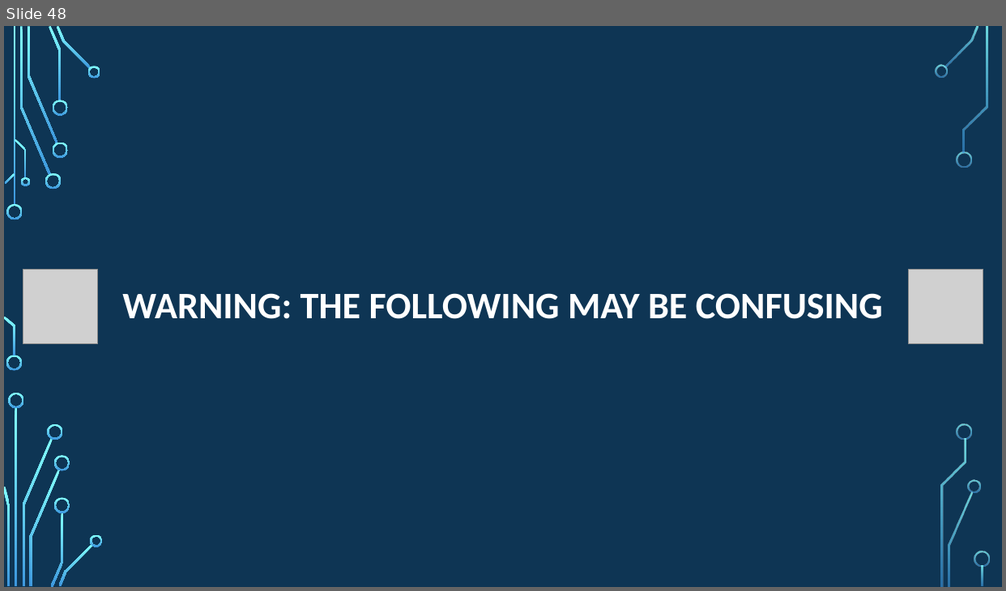
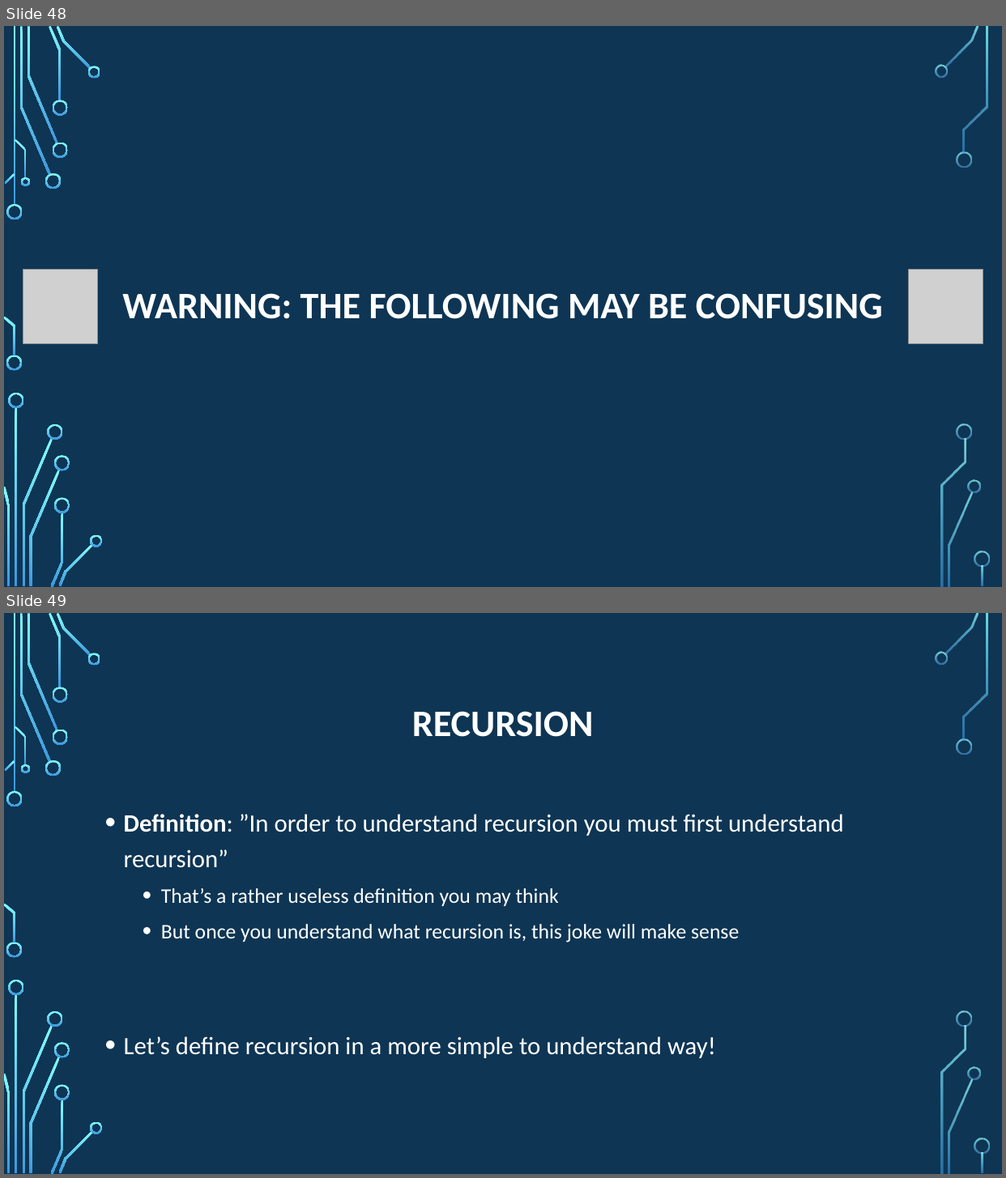
Before and after one commit to psypdt/ZIS_C-_Summer_Course_2019, a slide deck: Day_4/Day_4.pptx. Shown one above the other, each under a label of ours: slide 48 before the commit, slides 48 and 49 after it. The pictures are 1006x591 and 1006x1178 pixels, drawn with LibreOffice and Linux fonts; fonts in the diff are those of the drawing; grey boxes stand for pictures; background and template pictures are left out. Boxes give left, top, right and bottom in pixels: in the first picture for what was removed or moved away, otherwise in the second. Text is boxed around its words. In the diff, an @@ line names an element or a change of style, - is before the commit and + after.

```diff
--- a/Day_4/Day_4.pptx
+++ b/Day_4/Day_4.pptx
@@ slide 49 added at <box>4,613,1002,1174</box>, background picture (left out); not listed: 36 template elements that a slide beside it also shows @@
@@ title added at <box>412,711,594,737</box>, 36 pt, text #FFFFFF, bold @@
+RECURSION
@@ text added at <box>124,814,844,1059</box>, 24 pt, text #FFFFFF @@
+• Definition: ”In order to understand recursion you must first understand recursion”
+  • That’s a rather useless definition you may think
+  • But once you understand what recursion is, this joke will make sense
+• Let’s define recursion in a more simple to understand way!
```
Also in this commit, not shown: 4 slides changed, 20 other slides added.
